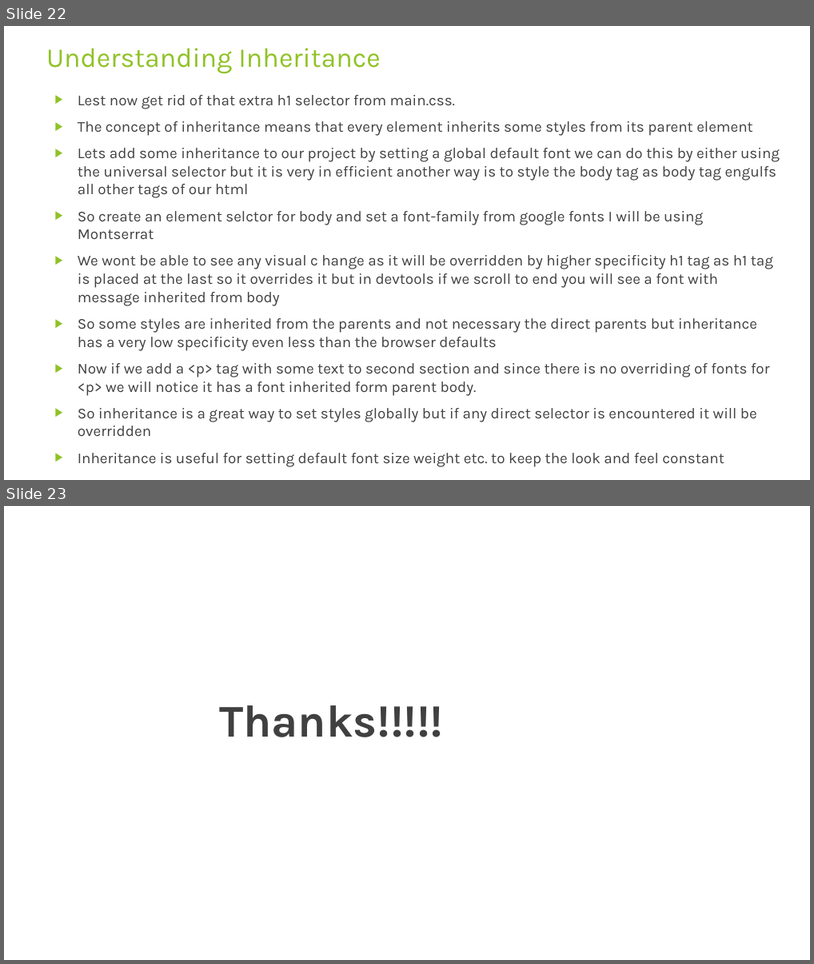
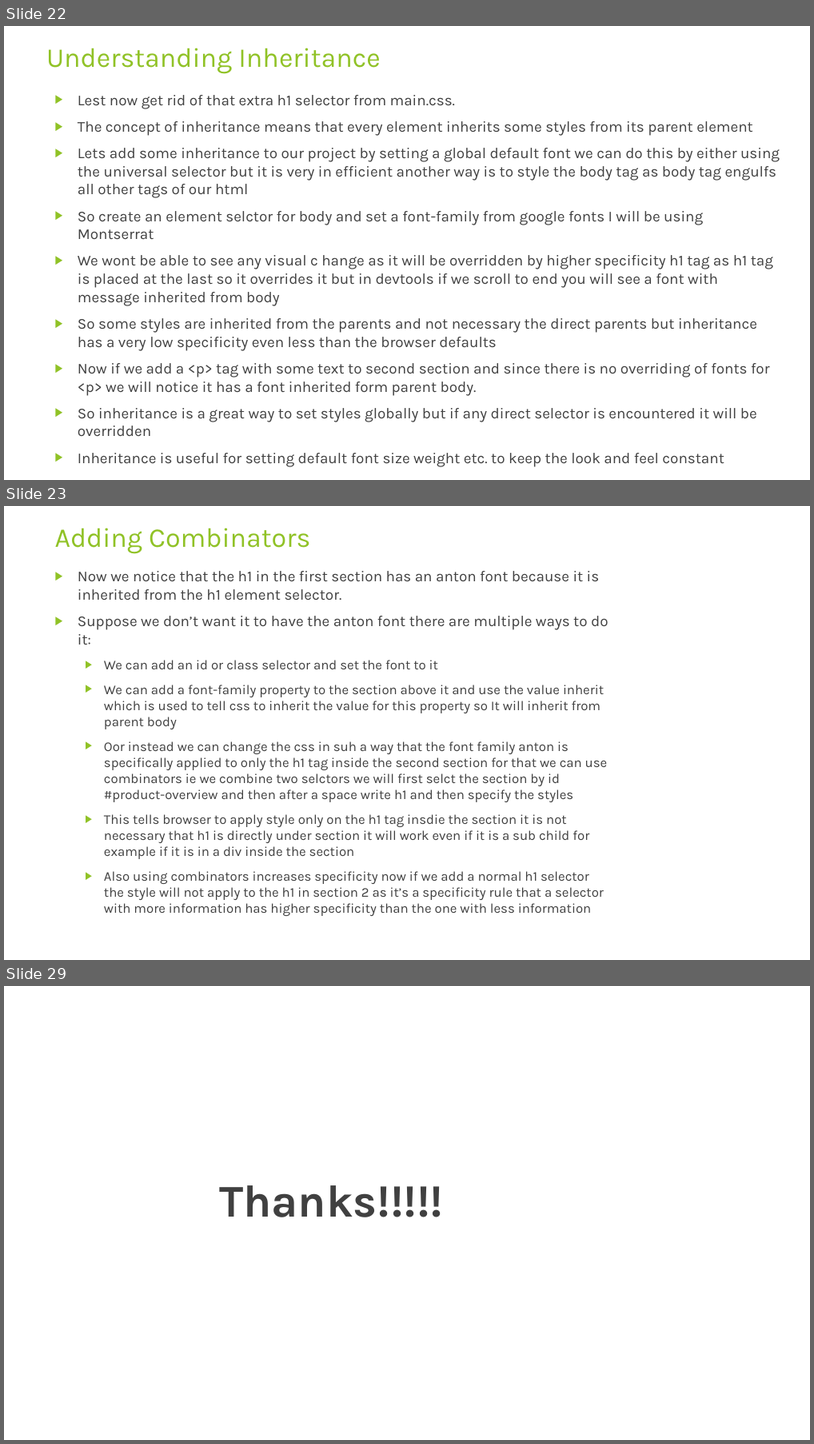
Before and after one commit to rudhrainfogain/CSS, a slide deck: PPT/Css-v2.pptx. Shown one above the other, each under a label of ours: slides 22 and 23 before the commit, slides 22, 23 and 29 after it; the slides between them are not shown. The pictures are 814x964 and 814x1444 pixels, drawn with LibreOffice and Linux fonts; fonts in the diff are those of the drawing. Boxes give left, top, right and bottom in pixels: in the first picture for what was removed or moved away, otherwise in the second. Text is boxed around its words. In the diff, an @@ line names an element or a change of style, - is before the commit and + after.

Commit message:
Combinators

```diff
--- a/PPT/Css-v2.pptx
+++ b/PPT/Css-v2.pptx
@@ slide 23 added at bbox=[4, 506, 810, 960], background #FFFFFF @@
@@ title added at bbox=[55, 528, 310, 553], 32.4 pt, text #90C226 @@
+Adding Combinators
@@ text added at bbox=[78, 571, 609, 916], 16 pt, text #404040 @@
+▶ Now we notice that the h1 in the first section has an anton font because it is inherited from the h1 element selector.
+▶ Suppose we don’t want it to have the anton font there are multiple ways to do it:
+  ▶ We can add an id or class selector and set the font to it
+  ▶ We can add a font-family property to the section above it and use the value inherit which is used to tell css to inherit the value for this property so It will inherit from parent body
+  ▶ Oor instead we can change the css in suh a way that the font family anton is specifically applied to only the h1 tag inside the second section for that we can use combinators ie we combine two selctors we will first selct the section by id #product-overview and then after a space write h1 and then specify the styles
+  ▶ This tells browser to apply style only on the h1 tag insdie the section it is not necessary that h1 is directly under section it will work even if it is a sub child for example if it is in a div inside the section
+  ▶ Also using combinators increases specificity now if we add a normal h1 selector the style will not apply to the h1 in section 2 as it’s a specificity rule that a selector with more information has higher specificity than the one with less information
@@ what was slide 23 is now slide 29 @@
```
Also in this commit, not shown: 5 other slides added.
